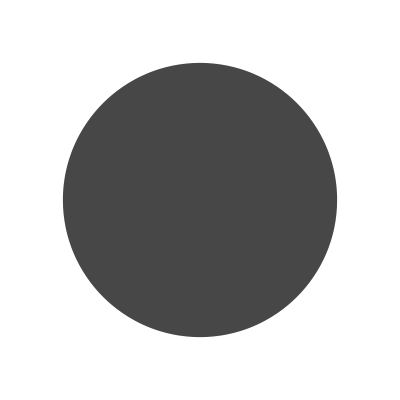
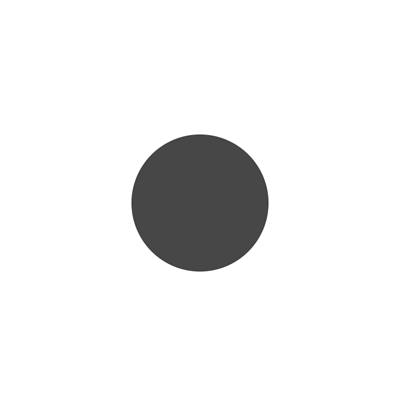
Before/after of a (400, 400) layered artwork. What changed in the layer stack:
added layer "Ellipse 1 Kopie" above "Ellipse 1" over <box>125,128,275,278</box>
hid "Ellipse 1" over <box>62,62,338,338</box>
